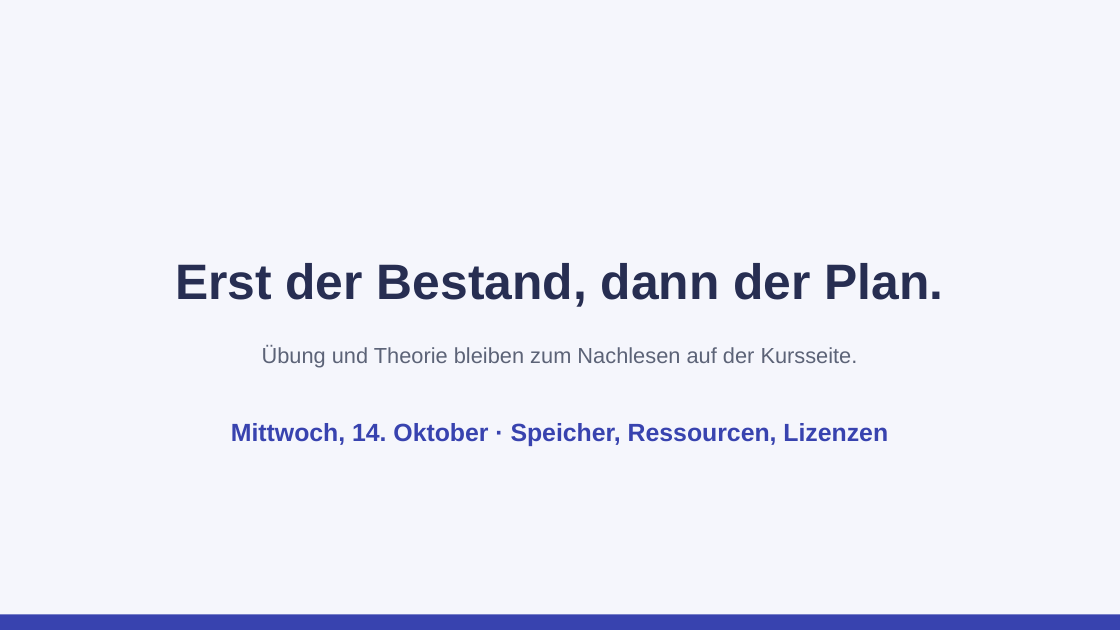
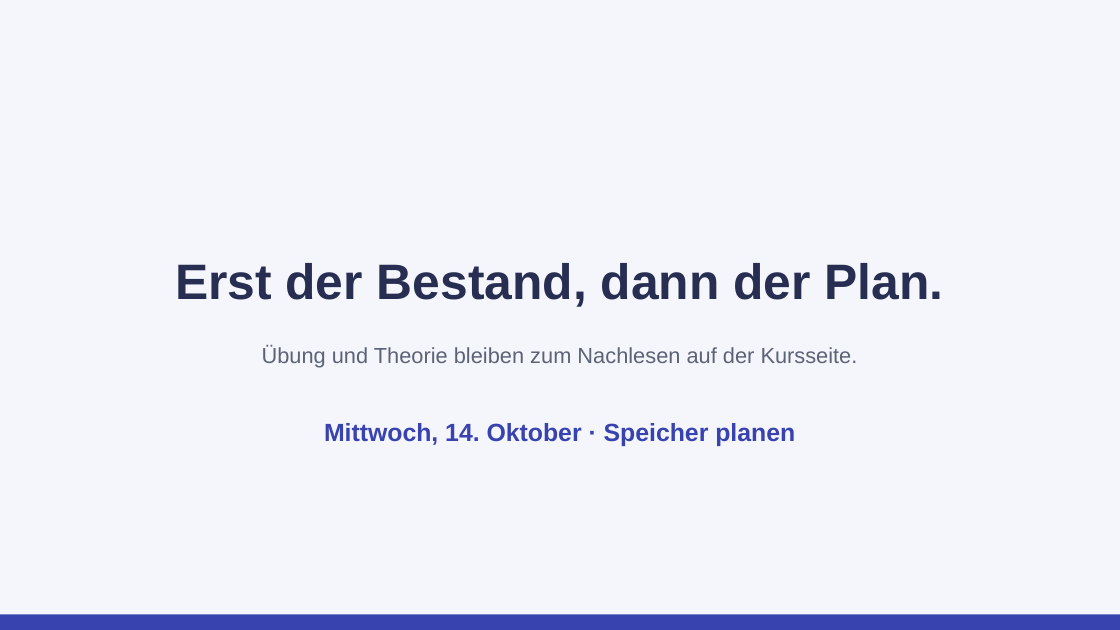
Before and after one commit to JacobMenge/kurs-unterlagen, a slide deck: slide 62 of folien/13-vom-ist-zum-soll.pptx (slide 25 before the commit). Drawn at 1120x630 pixels with LibreOffice and Linux fonts; fonts in the diff are those of the drawing. Boxes give left, top, right and bottom in pixels: in the first picture for what was removed or moved away, otherwise in the second. Text is boxed around its words. In the diff, an @@ line names an element or a change of style, - is before the commit and + after.

```diff
--- a/folien/13-vom-ist-zum-soll.pptx
+++ b/folien/13-vom-ist-zum-soll.pptx
@@ text at [324, 423, 795, 446]: text changed @@
-Mittwoch, 14. Oktober · Speicher, Ressourcen, Lizenzen
+Mittwoch, 14. Oktober · Speicher planen
```
Also in this commit, not shown: 21 other slides changed, 37 slides added, 22 other files.
